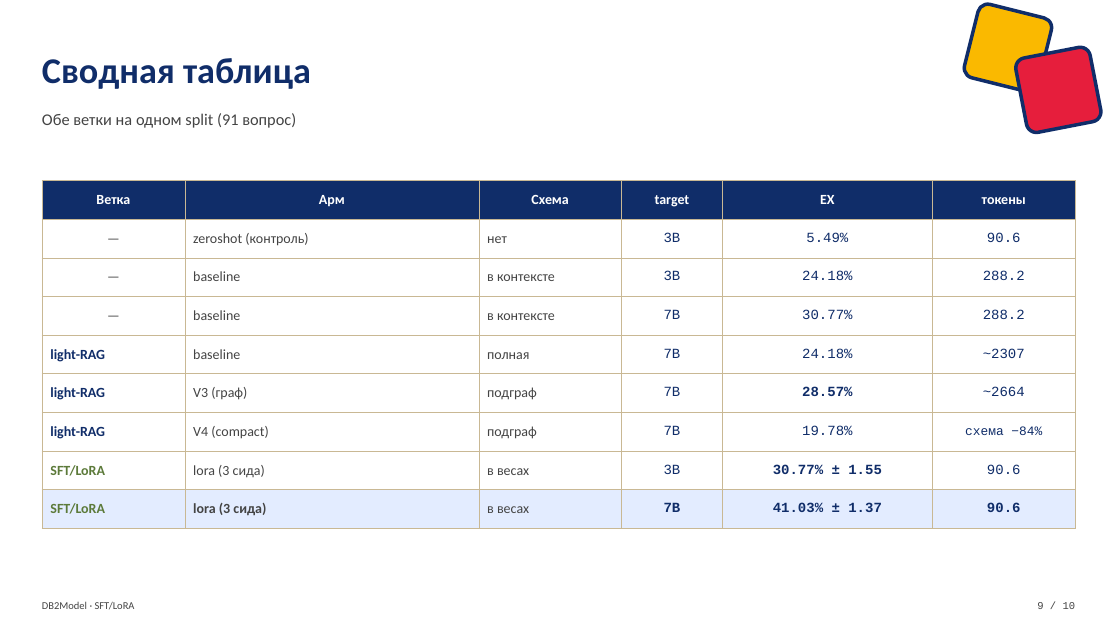
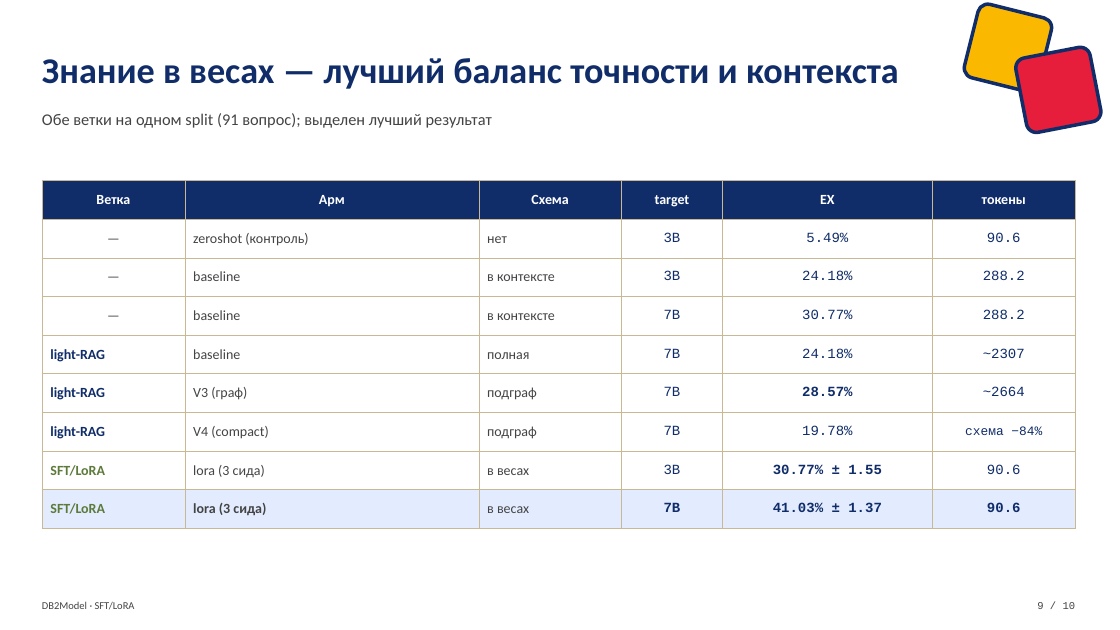
Before and after one commit to VladimirPozdeev06/db2model_lora, a slide deck: slide 9 of db2model/DB2Model_SFT_LoRA_defense.pptx. Drawn at 1120x630 pixels with LibreOffice and Linux fonts; fonts in the diff are those of the drawing. Boxes give left, top, right and bottom in pixels: in the first picture for what was removed or moved away, otherwise in the second. Text is boxed around its words. In the diff, an @@ line names an element or a change of style, - is before the commit and + after.

```diff
--- a/db2model/DB2Model_SFT_LoRA_defense.pptx
+++ b/db2model/DB2Model_SFT_LoRA_defense.pptx
@@ text at [42,58,899,89]: text changed @@
-Сводная таблица
+Знание в весах — лучший баланс точности и контекста
@@ text at [42,113,492,128]: text changed @@
-Обе ветки на одном split (91 вопрос)
+Обе ветки на одном split (91 вопрос); выделен лучший результат
```
Also in this commit, not shown: 6 other slides changed, 1 slide added, 1 slide removed.
